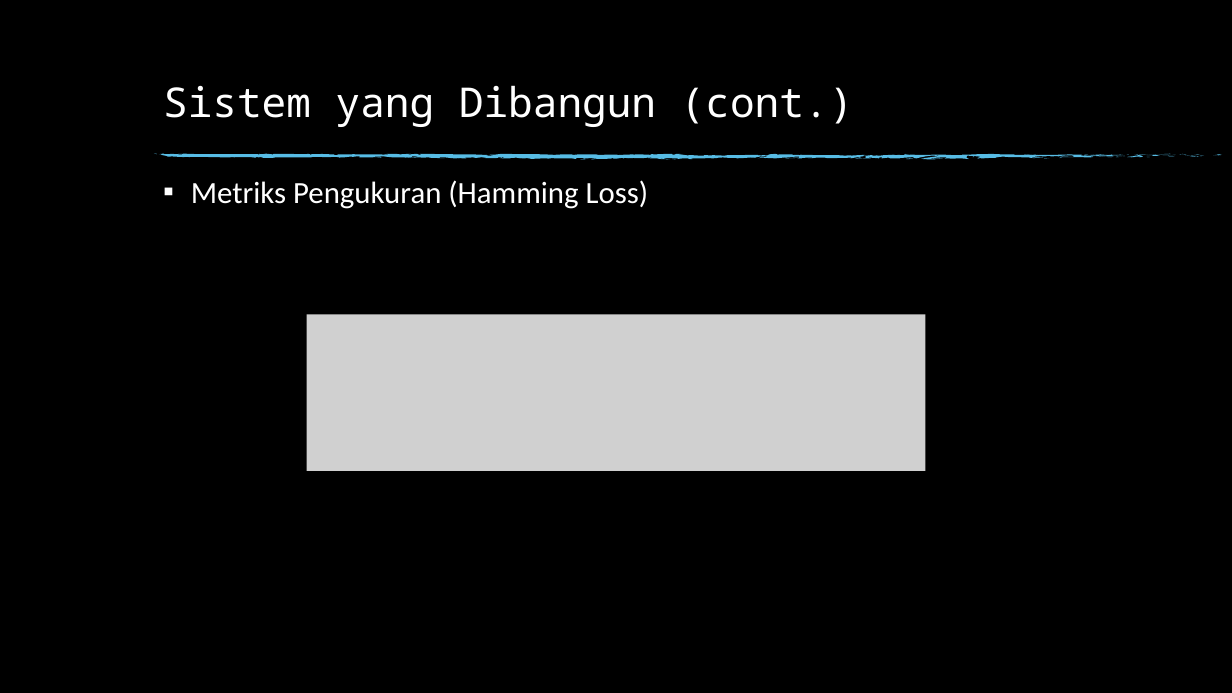
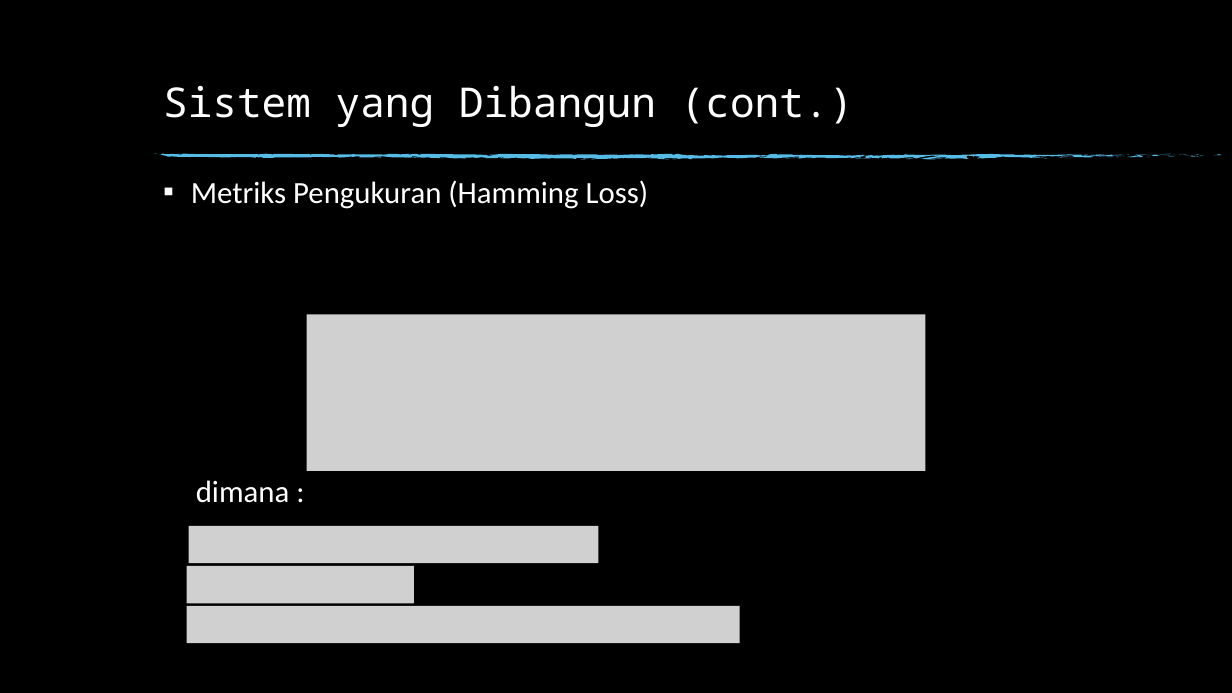
Before and after one commit to yuslanabubakar/Tugas_Akhir, a slide deck: slide 11 of Slide Presentasi Sidang.pptx (slide 10 before the commit). Drawn at 1232x693 pixels with LibreOffice and Linux fonts; fonts in the diff are those of the drawing; grey boxes stand for pictures; background and template pictures are left out. Boxes give left, top, right and bottom in pixels: in the first picture for what was removed or moved away, otherwise in the second. Text is boxed around its words. In the diff, an @@ line names an element or a change of style, - is before the commit and + after.

```diff
--- a/Slide Presentasi Sidang.pptx
+++ b/Slide Presentasi Sidang.pptx
@@ text added at <box>196,480,289,503</box>, 24 pt, text #FFFFFF @@
+dimana :
@@ picture added at <box>189,526,599,563</box> @@
@@ picture added at <box>187,567,414,604</box> @@
@@ picture added at <box>187,606,739,643</box> @@
```
Also in this commit, not shown: 2 other slides changed, 1 slide added, 1 other file.
